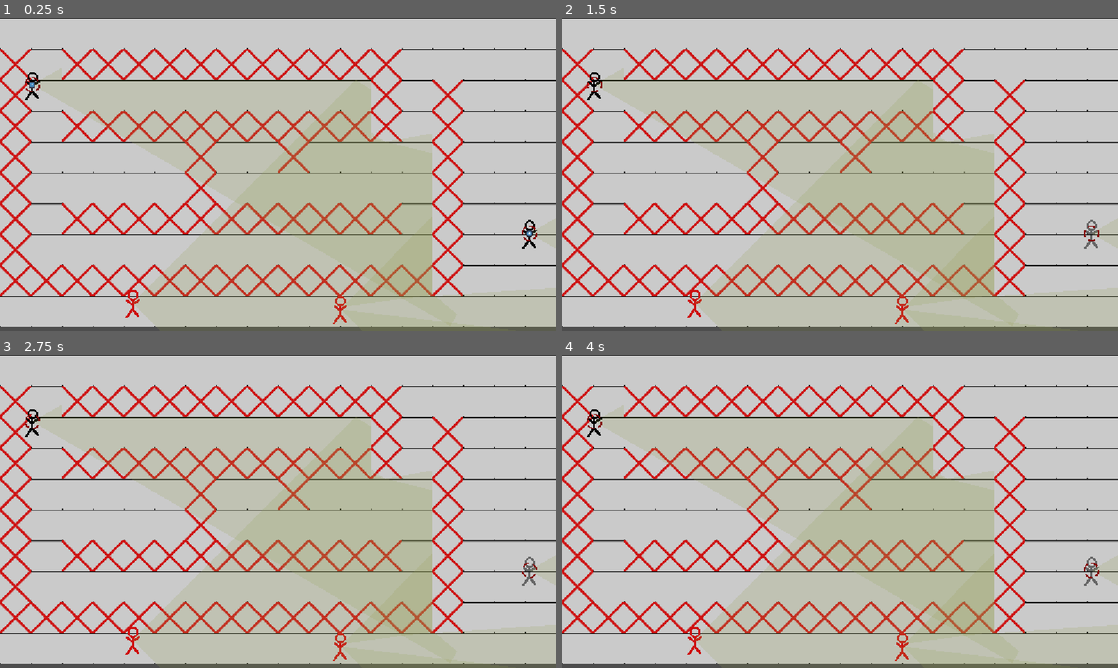
Above: before the commit, frames 1-4 (two rows, left to right).
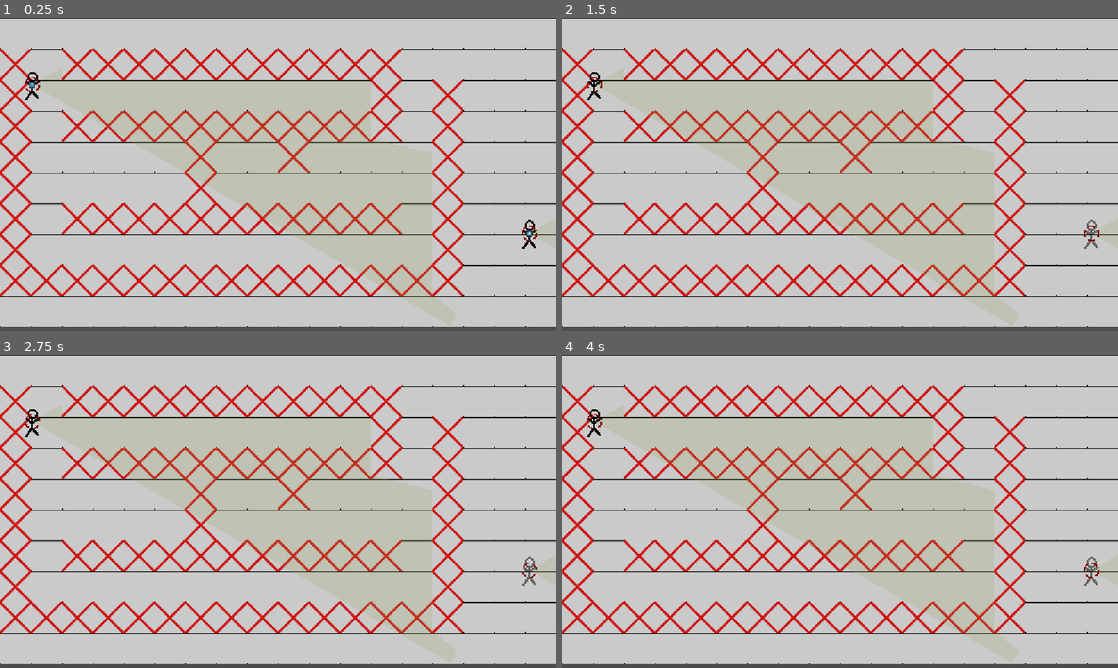
Above: after the commit, the same moments.

Repository: NevenIlincic/Tactical_Move
Game: Godot game, scene res://Scenes/Test_Scene.tscn
Same seed, same stepped clock (60 frames per second), same inputs: the game is played once before the commit and once after it. The engine's default icon, where the game draws it, is replaced by a stand-in: a white triangle on a blue panel in a dark square.
Inputs (mouse positions are in pixels of both pictures, inside the frame that each line leads up to):
- Up to frame 1 (0.25 s): no input
- Up to frame 2 (1.5 s): tap Enter at 0.5 s; move the mouse to (595, 83) at 0.52 s; press the mouse at (595, 83) at 0.53 s; tap W (reset_look_at_path) at 1.25 s; move the mouse to (1090, 233) at 1.27 s; release the mouse at (1090, 233) at 1.28 s; tap Space (move_confirm) at 1.35 s; click (1090, 233) at 1.42 s
- Up to frame 3 (2.75 s): tap Q (reset_path) at 2 s; move the mouse to (333, 442) at 2.02 s; right-click (333, 442) at 2.1 s; click (333, 442) at 2.17 s
- Up to frame 4 (4 s): tap X (reset_rotate_player_after_move) at 2.75 s; move the mouse to (812, 574) at 2.77 s; tap Z (rotate_player_after_move) at 2.85 s; click (812, 574) at 2.92 s; tap Space (move_confirm) at 3.5 s; move the mouse to (1006, 558) at 3.52 s; press the mouse at (1006, 558) at 3.53 s

The runs differ from the first frame. In frame 1, 4.0% of the frame differs, in the area x 22-100%, y 37-100%; in frame 2, 4.0%; in frame 3, 4.0%; in frame 4, 4.0%.

Commit message:
[FIX] Soldier not shooting when enemy revealed behind killed enemy

Diff:
--- a/Resources/Weapon_Stats/m4a1_Rifle_Stats.tres
+++ b/Resources/Weapon_Stats/m4a1_Rifle_Stats.tres
@@ -6,7 +6,7 @@
 [sub_resource type="Resource" id="Resource_eih0w"]
 resource_local_to_scene = true
 script = ExtResource("1_gmncr")
-base_value = 10.0
+base_value = 1.0
 metadata/_custom_type_script = "uid://bencr8mnns7ut"
 
 [sub_resource type="Resource" id="Resource_tg3ak"]
--- a/Scenes/Soldier/Enemy/Enemy.tscn
+++ b/Scenes/Soldier/Enemy/Enemy.tscn
@@ -7,6 +7,9 @@
 
 [sub_resource type="CircleShape2D" id="CircleShape2D_02vxf"]
 radius = 20.0
+
+[sub_resource type="CircleShape2D" id="CircleShape2D_wy1ij"]
+radius = 16.0
 
 [node name="Enemy" type="Node2D" unique_id=1440065138 groups=["enemy_node", "soldier"]]
 script = ExtResource("1_02vxf")
@@ -21,7 +24,6 @@
 polygon = PackedVector2Array(0, 0, -256, -256, 256, -256)
 script = ExtResource("3_fw0yv")
 max_range = 1000.0
-ray_count = 30.0
 
 [node name="Enemy_Target_Line" type="Line2D" parent="Vision_Polygon" unique_id=1406944396]
 visible = false
@@ -38,6 +40,14 @@
 [node name="CollisionPolygon2D" type="CollisionPolygon2D" parent="Vision_Polygon/Vision_Area" unique_id=664566003]
 
 [node name="Detection_Area" type="Area2D" parent="." unique_id=96710695 groups=["enemy"]]
+visible = false
 
 [node name="CollisionShape2D" type="CollisionShape2D" parent="Detection_Area" unique_id=1216236629]
+visible = false
 shape = SubResource("CircleShape2D_02vxf")
+disabled = true
+
+[node name="Hitbox" type="StaticBody2D" parent="." unique_id=1448689257]
+
+[node name="Hitbox_Collision_Shape" type="CollisionShape2D" parent="Hitbox" unique_id=781357414]
+shape = SubResource("CircleShape2D_wy1ij")
--- a/Scenes/Soldier/Player/Player.tscn
+++ b/Scenes/Soldier/Player/Player.tscn
@@ -51,6 +51,9 @@
 &"Position_Marker_Rotation": SubResource("Animation_0eouq"),
 &"RESET": SubResource("Animation_3um6k")
 }
+
+[sub_resource type="CircleShape2D" id="CircleShape2D_06txj"]
+radius = 16.0
 
 [node name="Player" type="Node2D" unique_id=1108589071 groups=["Player", "soldier"]]
 script = ExtResource("1_ft8w5")
@@ -119,4 +122,9 @@
 texture = ExtResource("9_3um6k")
 texture_mode = 1
 
+[node name="Hitbox" type="StaticBody2D" parent="." unique_id=1767789613]
+
+[node name="Hitbox_Collision_Shape" type="CollisionShape2D" parent="Hitbox" unique_id=206391692]
+shape = SubResource("CircleShape2D_06txj")
+
 [connection signal="input_event" from="Selection_Area" to="." method="_on_selection_area_input_event"]
--- a/Scenes/Test_Scene.tscn
+++ b/Scenes/Test_Scene.tscn
@@ -81,7 +81,7 @@
 [sub_resource type="Resource" id="Resource_6uspl"]
 resource_local_to_scene = true
 script = ExtResource("5_8c5ma")
-base_value = 30.0
+base_value = 5.0
 metadata/_custom_type_script = "uid://bencr8mnns7ut"
 
 [sub_resource type="Resource" id="Resource_stuxa"]
@@ -136,7 +136,7 @@
 [sub_resource type="Resource" id="Resource_q2r4x"]
 resource_local_to_scene = true
 script = ExtResource("5_8c5ma")
-base_value = 1000.0
+base_value = 30.0
 metadata/_custom_type_script = "uid://bencr8mnns7ut"
 
 [sub_resource type="Resource" id="Resource_nja13"]
@@ -188,7 +188,7 @@
 weapons = Array[ExtResource("6_mykrp")]([SubResource("Resource_yn6en")])
 
 [node name="Enemy3" parent="." unique_id=2042909401 instance=ExtResource("5_svcn8")]
-position = Vector2(705, 602)
+position = Vector2(702, 598)
 HP = 20.0
 soldier_stats = SubResource("Resource_513u8")
 weapons = Array[ExtResource("6_mykrp")]([SubResource("Resource_tq75k")])
--- a/Scenes/test_scene.gd
+++ b/Scenes/test_scene.gd
@@ -32,7 +32,7 @@
 	current_state = PlayerSetMoveState.new([self])
 
 func _physics_process(delta: float) -> void:
-	vision_manager.handle_enemy_visibility(delta)
+	#vision_manager.handle_enemy_visibility(delta)
 	current_state._physics_process(delta)
 
 func get_alive_players() -> Dictionary:
--- a/Scripts/Managers/vision_manager.gd
+++ b/Scripts/Managers/vision_manager.gd
@@ -13,6 +13,9 @@
 
 func connect_to_signals():
 	Signals.report_enemy_seen.connect(_on_enemy_seen_report)
+
+func check_is_everyone_hidden():
+	return last_frame_visible_enemies.is_empty() and current_frame_visible_enemies.is_empty()
 
 func handle_enemy_visibility(delta: float):
 	_check_is_enemy_entered_vision()
@@ -76,3 +79,12 @@
 	if not current_frame_visible_enemies.has(enemy):
 		current_frame_visible_enemies[enemy] = {}
 	current_frame_visible_enemies[enemy][player] = true
+
+func on_enemy_killed(enemy: Soldier, player: Soldier):
+	pass
+	#if last_frame_visible_enemies.has(player):
+		#if last_frame_visible_enemies[player].has(enemy):
+			#last_frame_visible_enemies[player].erase(enemy)
+		#if last_frame_visible_enemies[player].is_empty():
+			#last_frame_visible_enemies.erase(player)
+	#print("U VISION: ", last_frame_visible_enemies)
--- a/Scripts/Patterns/State/Level_State/action_state.gd
+++ b/Scripts/Patterns/State/Level_State/action_state.gd
@@ -21,7 +21,7 @@
 
 	connect_to_signals()
 
-	#vision_manager = VisionManager.new()
+	vision_manager = VisionManager.new()
 	for player: Soldier in alive_soldiers.keys():
 		player.do_actions()
 
@@ -34,7 +34,7 @@
 	pass
 
 func _physics_process(delta: float) -> void:
-	#vision_manager.handle_enemy_visibility(delta)
+	vision_manager.handle_enemy_visibility(delta)
 	var all_players_finished_moves: bool = true
 
 	check_for_deletion()
@@ -50,15 +50,18 @@
 func _on_player_move_finished(soldier: Soldier):
 	if soldiers_in_action.has(soldier):
 		soldiers_in_action.erase(soldier)
-		if len(soldiers_in_action) == 0:
-			level.set_level_state(PlayerSetMoveState.new([level]))
 
-	#num_finished_moves += 1
-	#if num_finished_moves == initial_num_alive_enemies:
+	#if soldier.has_enemies_in_sight():
+		#print(soldier, " IMA IGRACA IZA!")
+		#soldiers_in_action[soldier] = true
+		#return
+	if soldiers_in_action.is_empty():
+		level.set_level_state(PlayerSetMoveState.new([level]))
 func _on_player_move_continued(soldier: Soldier):
 	soldiers_in_action[soldier] = true
 
 func _on_soldier_killed(enemy: Soldier, killed_by: Soldier):
+	enemy.enemies_in_sight.clear()
 	_on_player_move_finished(enemy)
 	#initial_num_alive_enemies -= 1
 	#num_finished_moves += 1
--- a/Scripts/Patterns/State/Weapon_State/weapon_shooting_state.gd
+++ b/Scripts/Patterns/State/Weapon_State/weapon_shooting_state.gd
@@ -18,7 +18,7 @@
 func shoot_target():
 	current_weapon.weapon_stats.current_ammo.base_value -= 1.0
 	current_weapon.enemy_to_shoot.soldier_stats.HP.base_value -= current_weapon.weapon_stats.damage.get_value()
-	print(current_weapon.enemy_to_shoot.soldier_stats.HP.base_value)
+	print(current_weapon.weapon_owner, " PUCAO NA: ", current_weapon.enemy_to_shoot )
 	if current_weapon.enemy_to_shoot.soldier_stats.HP.base_value <= 0.0:
 		current_weapon.enemy_to_shoot.is_killed = true
 		on_target_killed(current_weapon.enemy_to_shoot, current_weapon.weapon_owner)
--- a/Scripts/Soldier/Enemy/enemy.gd
+++ b/Scripts/Soldier/Enemy/enemy.gd
@@ -17,7 +17,7 @@
 
 func _ready() -> void:
 	super._ready()
-	#visible = false
+	visible = false
 	engagement_strategy = StopShootFollowingStrategy.new()
 	point_to_look = Vector2.ZERO
 
--- a/Scripts/Soldier/soldier.gd
+++ b/Scripts/Soldier/soldier.gd
@@ -2,6 +2,7 @@
 class_name Soldier extends Node2D
 
 @onready var vision_polygon: SoldierVision = $Vision_Polygon
+@onready var hitbox_collision_shape: CollisionShape2D = $Hitbox/Hitbox_Collision_Shape
 
 var is_in_active_state: bool = false
 var is_killed: bool = false
@@ -54,9 +55,11 @@
 	Signals.hide_enemy.connect(_on_enemy_lost)
 
 func _on_enemy_soldier_killed(enemy_killed: Soldier, killed_by: Soldier):
+	enemy_killed.hitbox_collision_shape.disabled = true
 	if enemies_in_sight.has(enemy_killed):
 		enemies_in_sight.erase(enemy_killed)
 	_on_enemy_lost(enemy_killed, self)
+	enemy_killed.queue_free()
 func _select_next_enemy_to_shoot():
 	var lowest_hp_enemy: Soldier = null
 	var lowest_hp_value = INF
@@ -132,12 +135,14 @@
 		enemy.when_escaped()
 		enemies_in_sight.erase(enemy)
 
-	if is_in_finished_state():
-		Signals.player_move_finished.emit(self)
 	if enemies_in_sight.is_empty():
 		enemy_to_shoot = null
 		if not current_weapon.weapon_state is WeaponReloadState:
 			current_weapon.change_weapon_state(WeaponIdleState.new())
+
+		await get_tree().create_timer(0.2).timeout
+		if is_in_finished_state():
+			Signals.player_move_finished.emit(self)
 	else:
 		if enemy == enemy_to_shoot:
 			_select_next_enemy_to_shoot()
@@ -149,8 +154,8 @@
 
 	#_on_enemy_lost_extra(enemy)
 
-	if enemy.is_killed:
-		enemy.queue_free()
+	#if enemy.is_killed:
+		#enemy.queue_free()
 
 func do_soldier_rotation(tween: Tween):
 	#var target_point: Vector2 = global_position
@@ -194,8 +199,7 @@
 
 func _on_rotation_stop():
 	pass
-	#if is_in_finished_state():
-		#Signals.player_move_finished.emit(self)
+
 
 func _on_move_stop():
 	if after_move_looking_point:
--- a/Scripts/Soldier/soldier_vision.gd
+++ b/Scripts/Soldier/soldier_vision.gd
@@ -28,7 +28,7 @@
 		ray.target_position = Vector2(max_range, 0).rotated(angle)
 		ray.collision_mask = wall_collision_mask
 		ray.enabled = true
-		ray.collide_with_areas = true
+		#ray.collide_with_areas = true
 		ray.set_collision_mask_value(3, false)
 		add_child(ray)
 		rays.append(ray)
